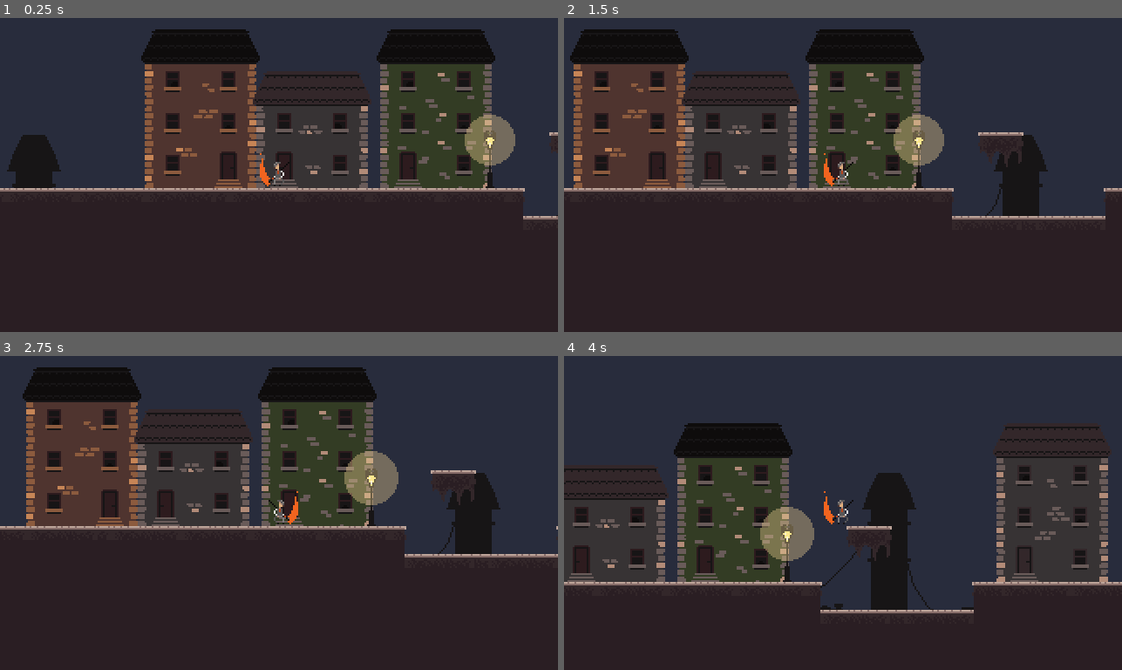
Above: before the commit, frames 1-4 (two rows, left to right).
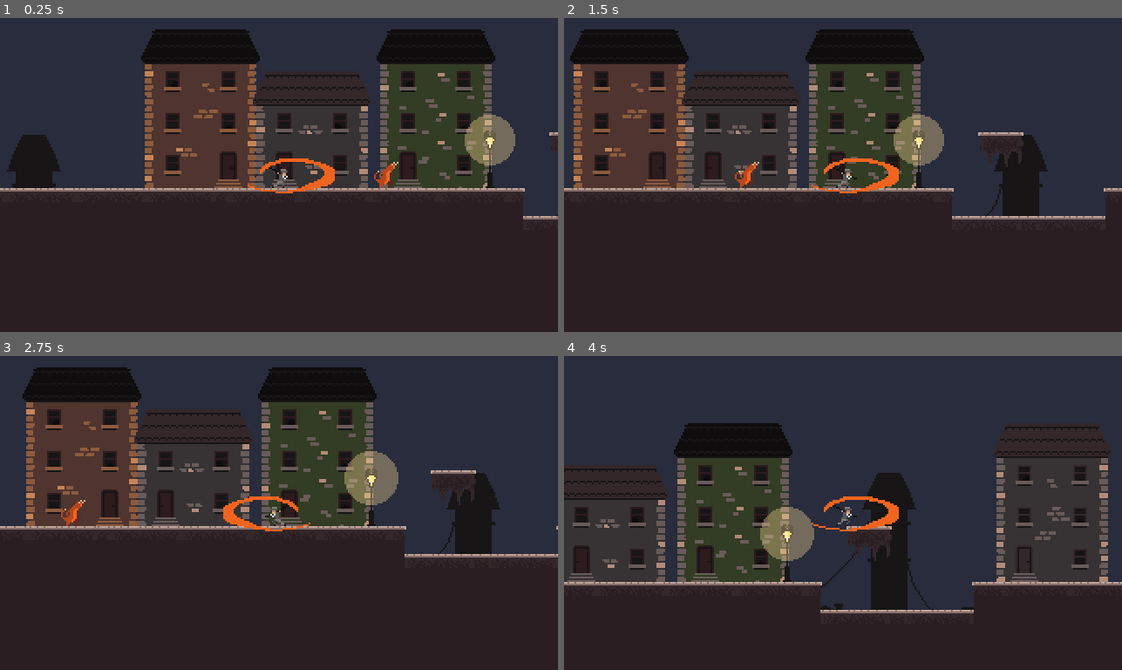
Above: after the commit, the same moments.

Repository: Gabrijel-Cobanov/Eestec_Starter_Project
Game: Godot game, scene res://Levels/RD/RD.tscn
Two runs of this game, one before a commit and one after it. Both use one fixed random seed, a clock stepped at 60 frames per second and the inputs below. This scene is started directly instead of the project's main scene.
Inputs:
- Up to frame 1 (0.25 s): no input
- Up to frame 2 (1.5 s): tap Enter (ui_accept) at 0.5 s; hold D (right) from 0.53 s (still down); tap Space (jump) at 0.77 s
- Up to frame 3 (2.75 s): tap Space (jump) at 1.52 s; release D (right) at 2.03 s; hold A (left) from 2.03 s (still down)
- Up to frame 4 (4 s): release A (left) at 2.78 s; hold D (right) from 2.78 s (still down); tap Space (jump) at 3.02, 3.77 s

The runs differ from the first frame. In frame 1, 0.7% of the frame differs, in the area x 44-72%, y 43-56%; in frame 2, 0.7%, in the area x 30-60%, y 43-56%; in frame 3, 0.7%; in frame 4, 0.6%.

Commit message:
Made sure that the knockback actually works
- The more elegant solution to the last one is to just have a flag that gets flipped when hit and then unflipped when the kb_timer ends. The enemies Velocity is not updated while the kb is applied

Diff:
--- a/Entities/Common Entity Components/AttackComponent.gd
+++ b/Entities/Common Entity Components/AttackComponent.gd
@@ -1,21 +1,31 @@
-extends Node
+extends Node2D
 class_name AttackComponent
 
 signal hit_enemy
 
 @export var dmg: int = 1
-@export var kb_force: float = 20
+@export var kb_force: float = 200
 @export var CB2D: CharacterBody2D
 
 @export var contact: Area2D
-@export var left: Area2D
+@export var side: Area2D
 @export var up: Area2D
+
+func _ready():
+	if side:
+		side.body_entered.connect(deal_dmg)
+	if up:
+		up.body_entered.connect(deal_dmg)
+	if contact:
+		contact.body_entered.connect(deal_dmg)
 
 func deal_dmg(enemy: PhysicsBody2D):
 	var enemy_hp: HealthComponent = enemy.get_child(0)
+	print_debug("ATTACKING BUT NIT REALLY")
 	if enemy.is_in_group("enemies"):
 		# apply the knockback
-		var kb_direction: Vector2 = (CB2D.position - enemy.position).normalized()
+		print_debug("ATTACKING")
+		var kb_direction: Vector2 = (enemy.position- CB2D.position).normalized()
 		enemy.velocity = kb_direction * kb_force
 		enemy_hp.take_damage(dmg)
 		hit_enemy.emit()
--- a/Entities/Common Entity Components/HealthComponent.gd
+++ b/Entities/Common Entity Components/HealthComponent.gd
@@ -1,4 +1,4 @@
-extends Node
+extends Node2D
 class_name HealthComponent
 
 signal hurt(dmg: int)
--- a/Entities/Enemies/Imp/Imp.tscn
+++ b/Entities/Enemies/Imp/Imp.tscn
@@ -12,17 +12,17 @@
 [sub_resource type="RectangleShape2D" id="RectangleShape2D_tl53j"]
 size = Vector2(8, 14)
 
+[sub_resource type="Animation" id="Animation_0iph8"]
+resource_name = "attack"
+
+[sub_resource type="Animation" id="Animation_tbcn4"]
+resource_name = "death"
+
 [sub_resource type="Animation" id="Animation_dxx1v"]
 resource_name = "idle"
 
 [sub_resource type="Animation" id="Animation_qh31e"]
 resource_name = "move"
-
-[sub_resource type="Animation" id="Animation_0iph8"]
-resource_name = "attack"
-
-[sub_resource type="Animation" id="Animation_tbcn4"]
-resource_name = "death"
 
 [sub_resource type="AnimationLibrary" id="AnimationLibrary_3nguv"]
 _data = {
@@ -32,13 +32,16 @@
 "move": SubResource("Animation_qh31e")
 }
 
-[node name="Imp" type="CharacterBody2D"]
+[node name="Imp" type="CharacterBody2D" groups=["enemies"]]
+collision_layer = 2
+collision_mask = 12
 
-[node name="HealthComponent" type="Node" parent="."]
+[node name="HealthComponent" type="Node2D" parent="."]
 script = ExtResource("1_enyld")
 
-[node name="AttackComponent" type="Node" parent="."]
+[node name="AttackComponent" type="Node2D" parent="." node_paths=PackedStringArray("CB2D")]
 script = ExtResource("2_1oqk3")
+CB2D = NodePath("..")
 
 [node name="CB2D collision" type="CollisionShape2D" parent="."]
 shape = SubResource("RectangleShape2D_tl53j")
@@ -64,19 +67,19 @@
 
 [node name="PursueArea" type="Area2D" parent="ControlAreas"]
 
-[node name="MeeleeEnemySM" type="Node" parent="."]
+[node name="MeeleeEnemySM" type="Node2D" parent="."]
 script = ExtResource("4_sl2bf")
 
-[node name="MEIdleState" type="Node" parent="MeeleeEnemySM"]
+[node name="MEIdleState" type="Node2D" parent="MeeleeEnemySM"]
 script = ExtResource("5_wugd6")
 
-[node name="MEMoveState" type="Node" parent="MeeleeEnemySM"]
+[node name="MEMoveState" type="Node2D" parent="MeeleeEnemySM"]
 script = ExtResource("7_mw3k7")
 
-[node name="MEAttackState" type="Node" parent="MeeleeEnemySM"]
+[node name="MEAttackState" type="Node2D" parent="MeeleeEnemySM"]
 script = ExtResource("7_ei0yl")
 
-[node name="MEDeathState" type="Node" parent="MeeleeEnemySM"]
+[node name="MEDeathState" type="Node2D" parent="MeeleeEnemySM"]
 script = ExtResource("6_q54nw")
 
 [node name="Timers" type="Node2D" parent="."]
@@ -84,5 +87,6 @@
 [node name="AttackTimer" type="Timer" parent="Timers"]
 
 [node name="KBTimer" type="Timer" parent="Timers"]
+wait_time = 0.05
 
 [node name="Timer3" type="Timer" parent="Timers"]
--- a/Entities/Enemies/MeleeEnemyStateMachine/MeeleeEnemySM.gd
+++ b/Entities/Enemies/MeleeEnemyStateMachine/MeeleeEnemySM.gd
@@ -19,7 +19,7 @@
 # movement variables
 var nf: float = 500 # normalization factor
 var GRAVITY: int = ProjectSettings.get_setting("physics/2d/default_gravity")
-@export var movement_speed: float = 20
+@export var movement_speed: float = 7
 
 # flags
 var is_active: bool = true
@@ -28,7 +28,7 @@
 
 func _ready():
 	health_component.hurt.connect(on_hurt)
-	kb_timer.timeout.connect(func(): is_being_knocked_back = false)
+	kb_timer.timeout.connect(on_kb_time_out)
 
 	current_state = idle
 
@@ -39,6 +39,11 @@
 	current_state.physics_update(delta, self)
 	if !CB2D.is_on_floor():
 		CB2D.velocity.y += GRAVITY
+
+	# perhaps change
+	if not is_being_knocked_back:
+		update_velocity(delta)
+
 	CB2D.move_and_slide()
 
 func switch_state(new_state: MeeleeEnemyBaseState):
@@ -49,6 +54,16 @@
 func flip():
 	pass
 
+func update_velocity(delta: float):
+	CB2D.velocity.x = -movement_speed * nf * delta
+
+func reset_velocity_x():
+	CB2D.velocity.x = 0
+
 func on_hurt(dmg: int):
 	is_being_knocked_back = true
 	kb_timer.start()
+
+func on_kb_time_out():
+	is_being_knocked_back = false
+	reset_velocity_x()
--- a/Entities/Player/Player.tscn
+++ b/Entities/Player/Player.tscn
@@ -13,11 +13,40 @@
 [ext_resource type="Script" path="res://Entities/Player/State Machine/States/PlayerHurt.gd" id="11_25wnf"]
 [ext_resource type="Script" path="res://Entities/Player/State Machine/States/PlayerDeath.gd" id="12_h68hv"]
 
+[sub_resource type="CapsuleShape2D" id="CapsuleShape2D_cun4s"]
+radius = 8.0
+
 [sub_resource type="Animation" id="Animation_bj381"]
 resource_name = "death"
+length = 0.4
+tracks/0/type = "value"
+tracks/0/imported = false
+tracks/0/enabled = true
+tracks/0/path = NodePath("RedHandJackSpritesheet:frame")
+tracks/0/interp = 1
+tracks/0/loop_wrap = true
+tracks/0/keys = {
+"times": PackedFloat32Array(0, 0.4),
+"transitions": PackedFloat32Array(1, 1),
+"update": 0,
+"values": [210, 214]
+}
 
 [sub_resource type="Animation" id="Animation_cu33m"]
 resource_name = "hurt"
+length = 0.2
+tracks/0/type = "value"
+tracks/0/imported = false
+tracks/0/enabled = true
+tracks/0/path = NodePath("RedHandJackSpritesheet:frame")
+tracks/0/interp = 1
+tracks/0/loop_wrap = true
+tracks/0/keys = {
+"times": PackedFloat32Array(0, 0.2),
+"transitions": PackedFloat32Array(1, 1),
+"update": 0,
+"values": [180, 182]
+}
 
 [sub_resource type="Animation" id="Animation_x5ox5"]
 resource_name = "idle"
@@ -273,15 +302,22 @@
 [node name="Player" type="CharacterBody2D" groups=["player"]]
 collision_mask = 14
 
-[node name="HealthComponent" type="Node" parent="."]
+[node name="HealthComponent" type="Node2D" parent="."]
 script = ExtResource("2_egkxq")
 
-[node name="AttackComponent" type="Node" parent="."]
+[node name="AttackComponent" type="Node2D" parent="." node_paths=PackedStringArray("CB2D", "side")]
 script = ExtResource("3_wkm26")
-
-[node name="Up" type="Area2D" parent="AttackComponent"]
-
-[node name="Left" type="Area2D" parent="AttackComponent"]
+CB2D = NodePath("..")
+side = NodePath("Side")
+
+[node name="Side" type="Area2D" parent="AttackComponent"]
+collision_layer = 0
+collision_mask = 2
+
+[node name="CollisionShape2D" type="CollisionShape2D" parent="AttackComponent/Side"]
+position = Vector2(17, 0)
+rotation = 1.5708
+shape = SubResource("CapsuleShape2D_cun4s")
 
 [node name="Visuals" type="Node2D" parent="."]
 
@@ -290,7 +326,7 @@
 texture = ExtResource("1_cmuam")
 hframes = 10
 vframes = 26
-frame = 179
+frame = 143
 
 [node name="AnimationPlayer" type="AnimationPlayer" parent="Visuals"]
 libraries = {
--- a/Levels/RD/RD.tscn
+++ b/Levels/RD/RD.tscn
@@ -9,6 +9,7 @@
 [ext_resource type="Texture2D" uid="uid://dy6g2jvp6khf0" path="res://Tilesets/Outer City/Sprites/Buidlings/Two Story/House3.png" id="6_tp5ie"]
 [ext_resource type="PackedScene" uid="uid://dm530yaejkxyf" path="res://Entities/Player/Player.tscn" id="8_brhho"]
 [ext_resource type="PackedScene" uid="uid://dsx3lahivdedl" path="res://Tilesets/Outer City/Lamp/CityLamp.tscn" id="8_v7l2a"]
+[ext_resource type="PackedScene" uid="uid://b8h8sgc5adl6x" path="res://Entities/Enemies/Imp/Imp.tscn" id="10_067eo"]
 
 [node name="Rd" type="Node2D"]
 
@@ -67,3 +68,6 @@
 [node name="Camera2D" type="Camera2D" parent="Player/Player"]
 
 [node name="Enemies" type="Node2D" parent="."]
+
+[node name="Imp" parent="Enemies" instance=ExtResource("10_067eo")]
+position = Vector2(140.748, 132.986)
Not shown: 1 places in Entities/Player/Player.tscn that only renumber resources
Not shown: 1 places in Levels/RD/RD.tscn that only renumber resources
